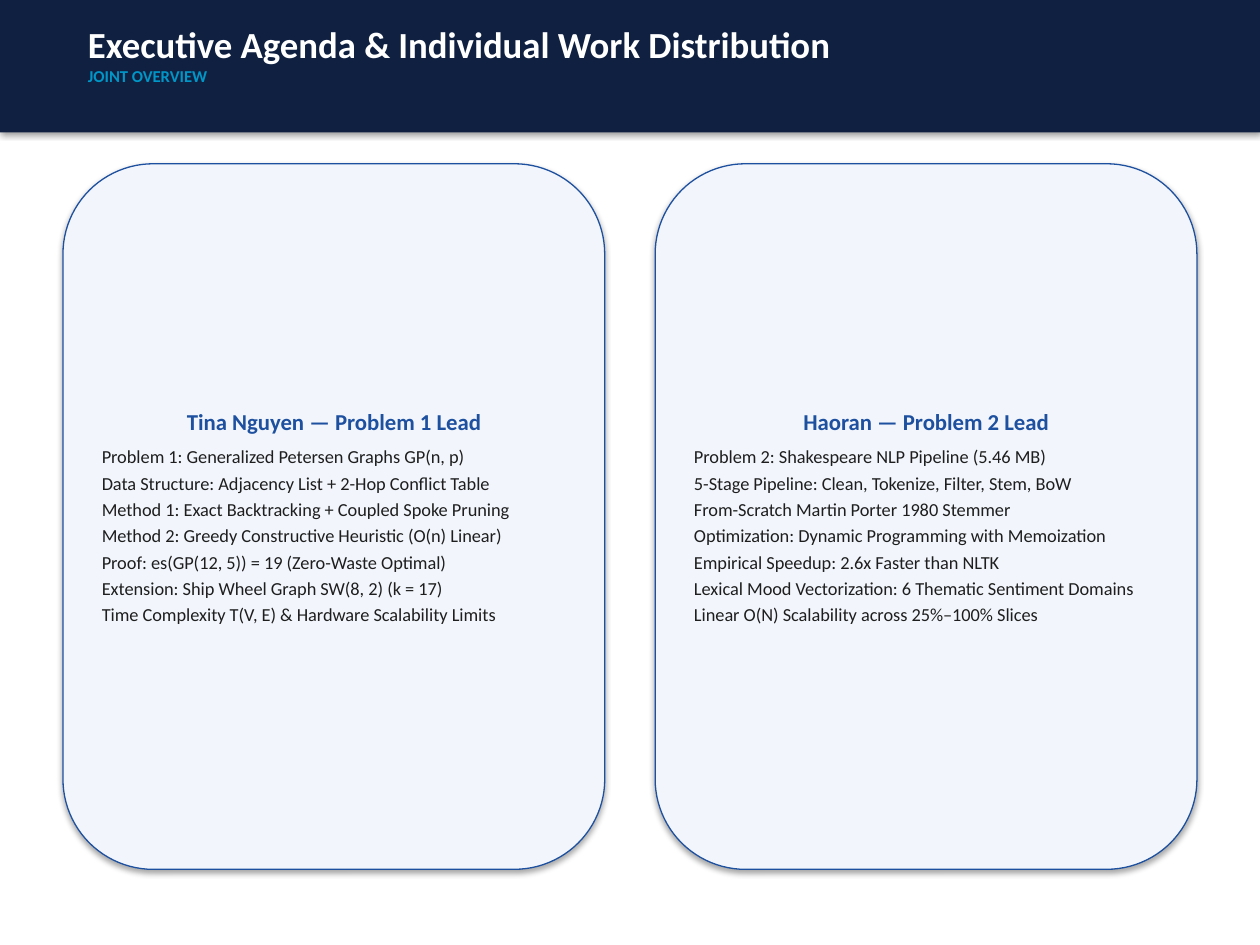
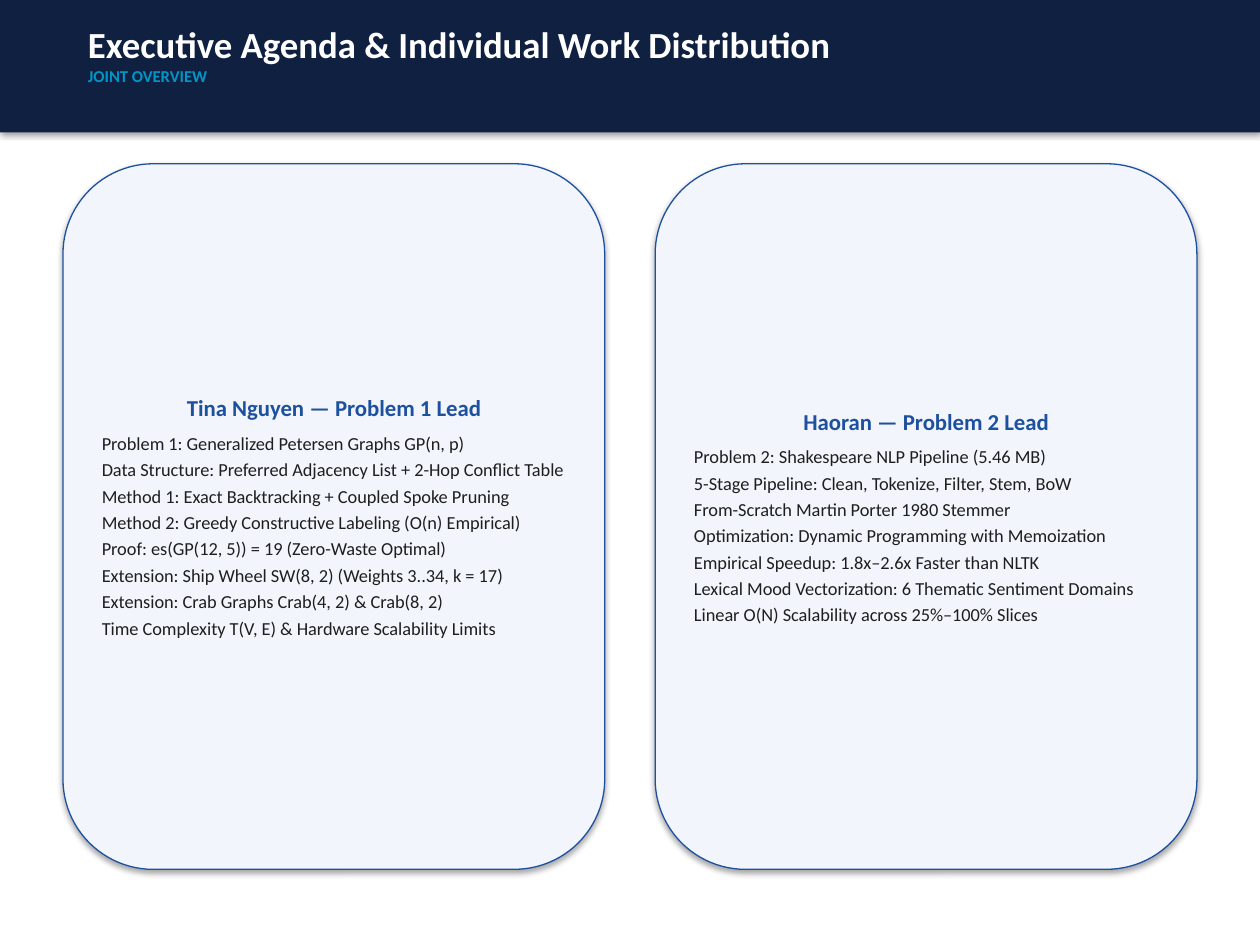
Before and after one commit to tinana2k/CS-5592---Dsng-and-Anal-Algorithms, a slide deck: slide 2 of Assignment 2/presentation/Assignment2_Presentation_Tina_and_Haoran.pptx. Drawn at 1260x945 pixels with LibreOffice and Linux fonts; fonts in the diff are those of the drawing. Boxes give left, top, right and bottom in pixels: in the first picture for what was removed or moved away, otherwise in the second. Text is boxed around its words. In the diff, an @@ line names an element or a change of style, - is before the commit and + after.

```diff
--- a/Assignment 2/presentation/Assignment2_Presentation_Tina_and_Haoran.pptx
+++ b/Assignment 2/presentation/Assignment2_Presentation_Tina_and_Haoran.pptx
@@ text in rounded rectangle at bbox=[102, 463, 563, 479]: text changed @@
-Data Structure: Adjacency List + 2-Hop Conflict Table
+Data Structure: Preferred Adjacency List + 2-Hop Conflict Table
@@ text in rounded rectangle at bbox=[102, 515, 521, 532]: text changed @@
-Method 2: Greedy Constructive Heuristic (O(n) Linear)
+Method 2: Greedy Constructive Labeling (O(n) Empirical)
@@ text in rounded rectangle at bbox=[102, 568, 503, 611]: text changed @@
-Extension: Ship Wheel Graph SW(8, 2) (k = 17)
+Extension: Ship Wheel SW(8, 2) (Weights 3..34, k = 17)
+Extension: Crab Graphs Crab(4, 2) & Crab(8, 2)
@@ text in rounded rectangle at bbox=[694, 556, 1040, 572]: text changed @@
-Empirical Speedup: 2.6x Faster than NLTK
+Empirical Speedup: 1.8x–2.6x Faster than NLTK
```
Also in this commit, not shown: 12 other slides changed, 21 other files.
